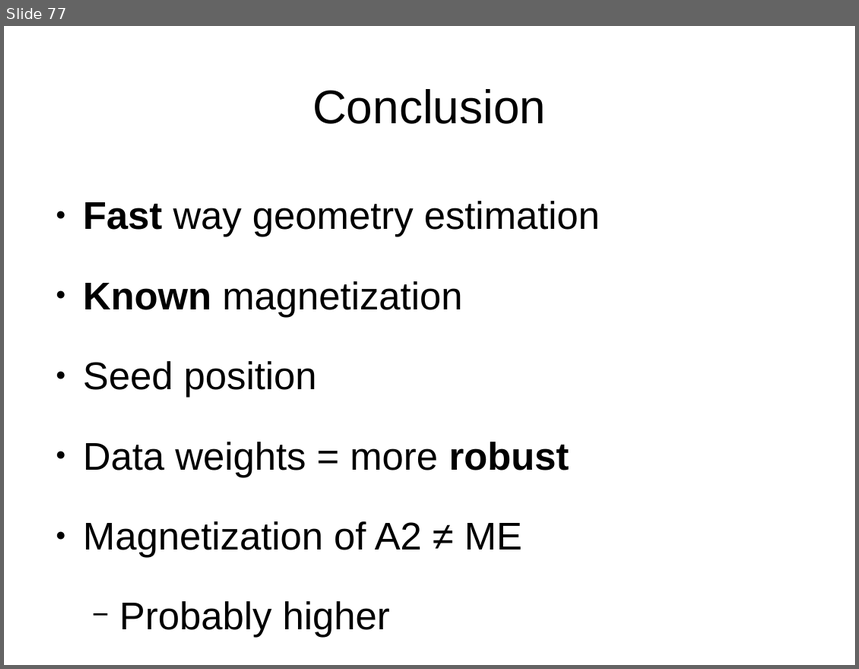
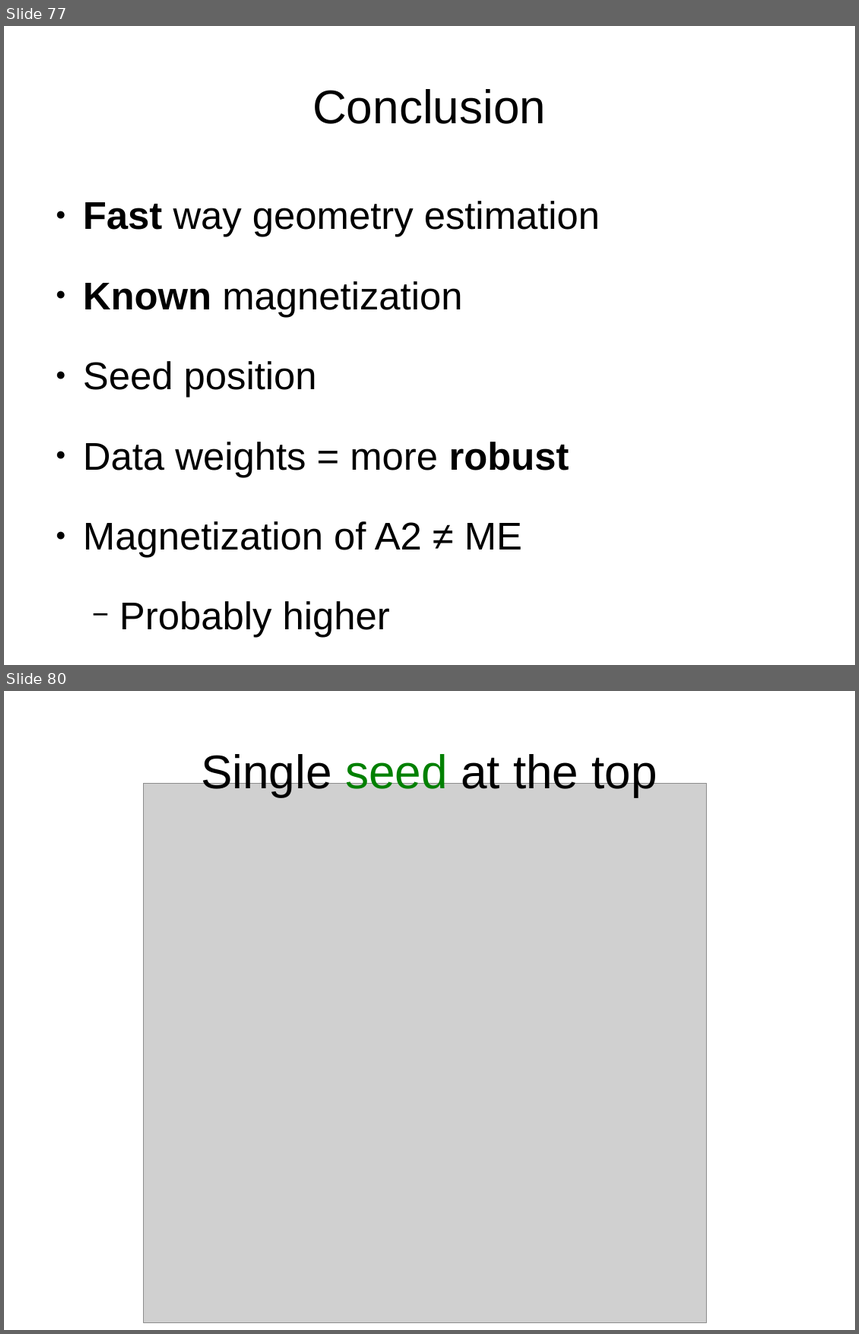
Before and after one commit to leouieda/agu-cancun2013, a slide deck: presentation/uieda_oliveirajr_barbosa.odp. Shown one above the other, each under a label of ours: slide 77 before the commit, slides 77 and 80 after it; the slides between them are not shown. The pictures are 859x669 and 859x1334 pixels, drawn with LibreOffice and Linux fonts; fonts in the diff are those of the drawing; grey boxes stand for pictures. Boxes give left, top, right and bottom in pixels: in the first picture for what was removed or moved away, otherwise in the second. Text is boxed around its words. In the diff, an @@ line names an element or a change of style, - is before the commit and + after.

```diff
--- a/presentation/uieda_oliveirajr_barbosa.odp
+++ b/presentation/uieda_oliveirajr_barbosa.odp
@@ slide 80 added at <box>4,691,855,1330</box>, background #FFFFFF @@
@@ title added at <box>201,750,658,797</box>, 44 pt, text #000000 @@
+Single seed at the top
@@ picture added at <box>144,784,707,1323</box> @@
```
Also in this commit, not shown: 7 other slides added, 1 slide removed, 8 other files.
